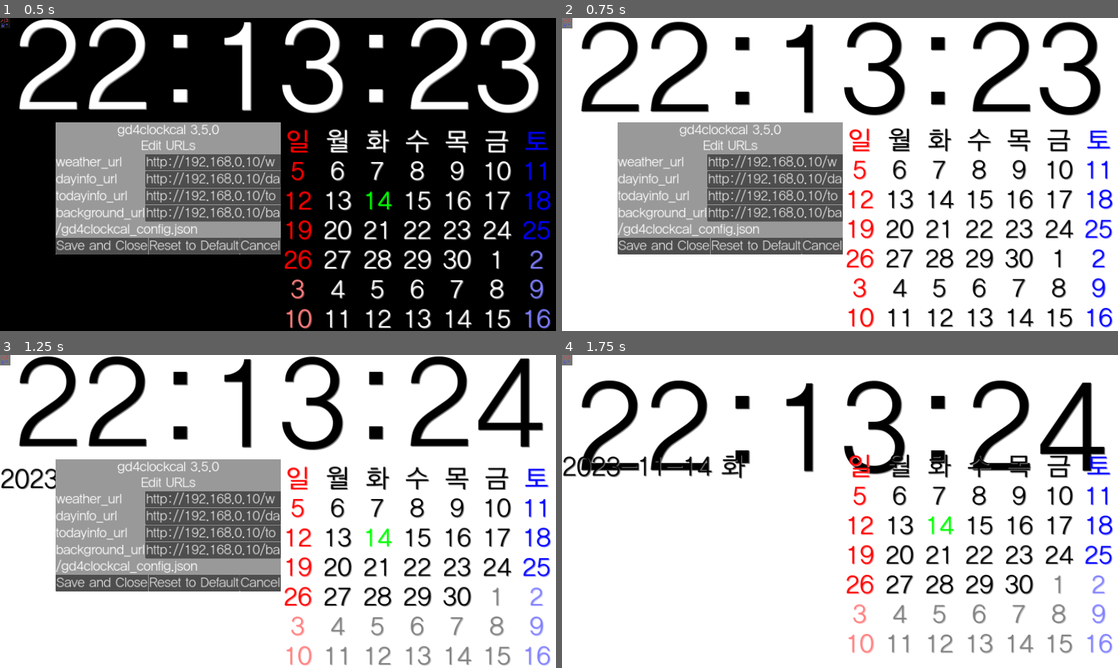
Above: before the commit, frames 1-4 (two rows, left to right).
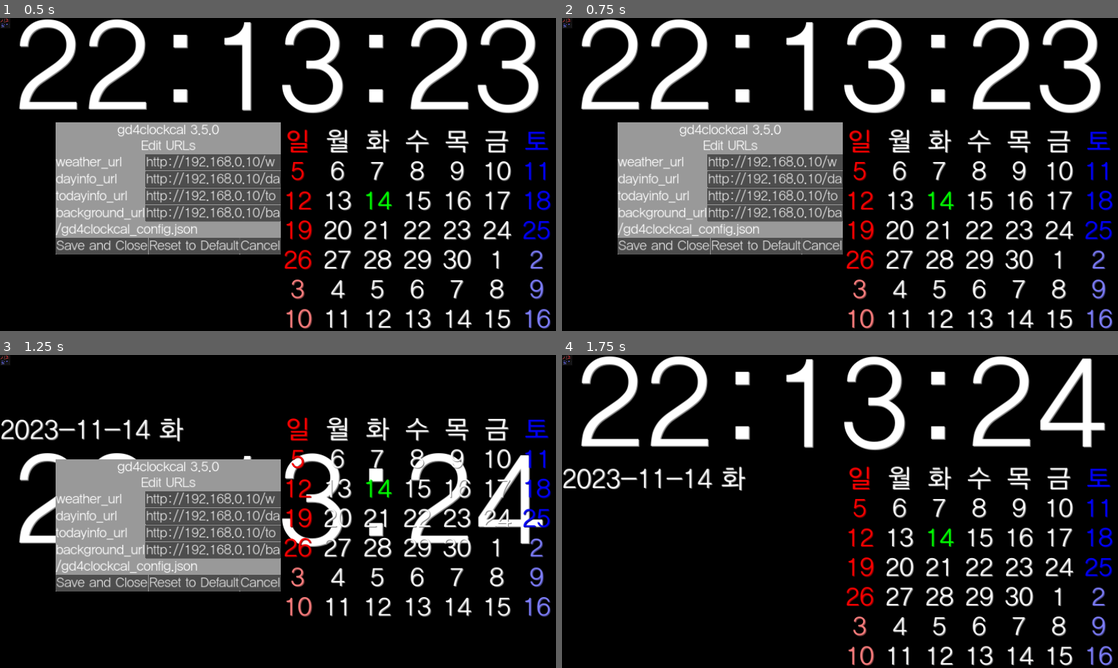
Above: after the commit, the same moments.

Repository: kasworld/gd4clockcal
Game: Godot game, scene res://main.tscn
Two runs of this game, one before a commit and one after it. Both use one fixed random seed, a clock stepped at 60 frames per second and the inputs below.
Inputs (mouse positions are in pixels of both pictures, inside the frame that each line leads up to):
- Up to frame 1 (0.5 s): no input
- Up to frame 2 (0.75 s): tap Enter at 0.5, 0.6 s; move the mouse to (962, 158) at 0.52 s; hold Up from 0.53 s (still down); click (962, 158) at 0.67 s
- Up to frame 3 (1.25 s): keep holding Up; tap Space at 0.77 s
- Up to frame 4 (1.75 s): move the mouse to (728, 527) at 1.27 s; release Up at 1.28 s; tap Enter at 1.35 s; tap Space at 1.52 s

Frame 1 is identical in both runs. In frame 2, 81% of the frame differs, in the area x 0-100%, y 0-100%; in frame 3, 74%; in frame 4, 90%.
Error in both runs: Attempt to call function 'store_line' in base 'null instance' on a null instance. (res://config.gd:29)

Commit message:
more key support

Diff:
--- a/main.gd
+++ b/main.gd
@@ -112,6 +112,10 @@
 			_on_button_option_pressed()
 		elif event.keycode == KEY_SPACE:
 			animove_toggle()
+		elif event.keycode == KEY_MENU:
+			animove_toggle()
+		elif event.keycode == KEY_UP:
+			animove_toggle()
 		else:
 			update_color(not Global.dark_mode)
 
